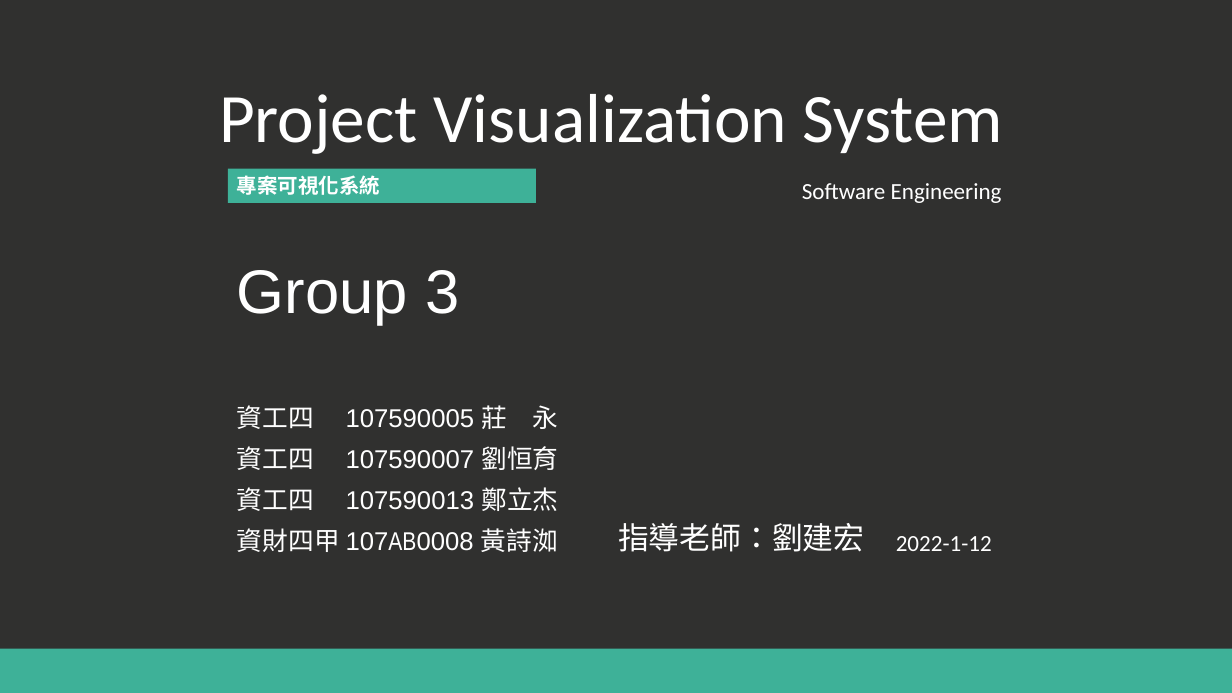
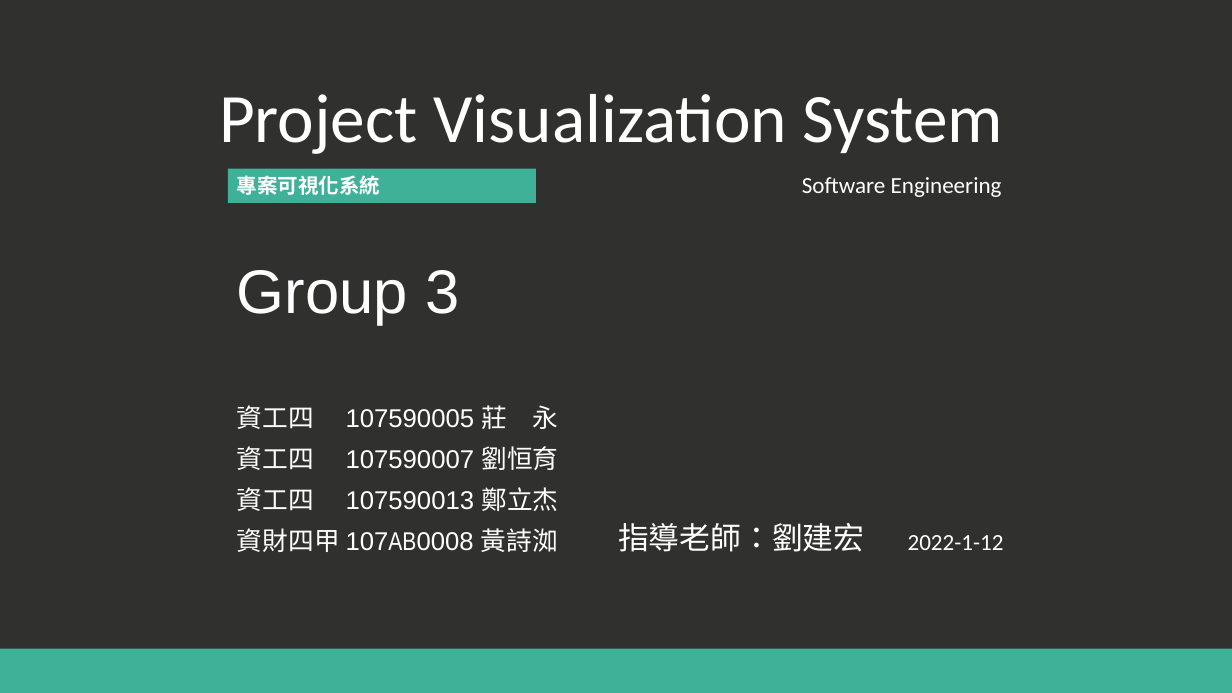
Before and after one commit to 13urgerKing/110_1-SE, a slide deck: slide 1 of documents/Final_Report.pptx. Drawn at 1232x693 pixels with LibreOffice and Linux fonts; fonts in the diff are those of the drawing; background and template pictures are left out. Boxes give left, top, right and bottom in pixels: in the first picture for what was removed or moved away, otherwise in the second. Text is boxed around its words. In the diff, an @@ line names an element or a change of style, - is before the commit and + after.

```diff
--- a/documents/Final_Report.pptx
+++ b/documents/Final_Report.pptx
@@ text "Software Engineering": place and size @@
-text "Software Engineering" at (802, 183, 1002, 203)
+text "Software Engineering" at (802, 177, 1002, 197)
@@ text "2022-1-12": place and size @@
-text "2022-1-12" at (896, 536, 992, 551)
+text "2022-1-12" at (908, 535, 1004, 550)
```
Also in this commit, not shown: 2 other slides changed, 1 slide removed, 7 other files.
